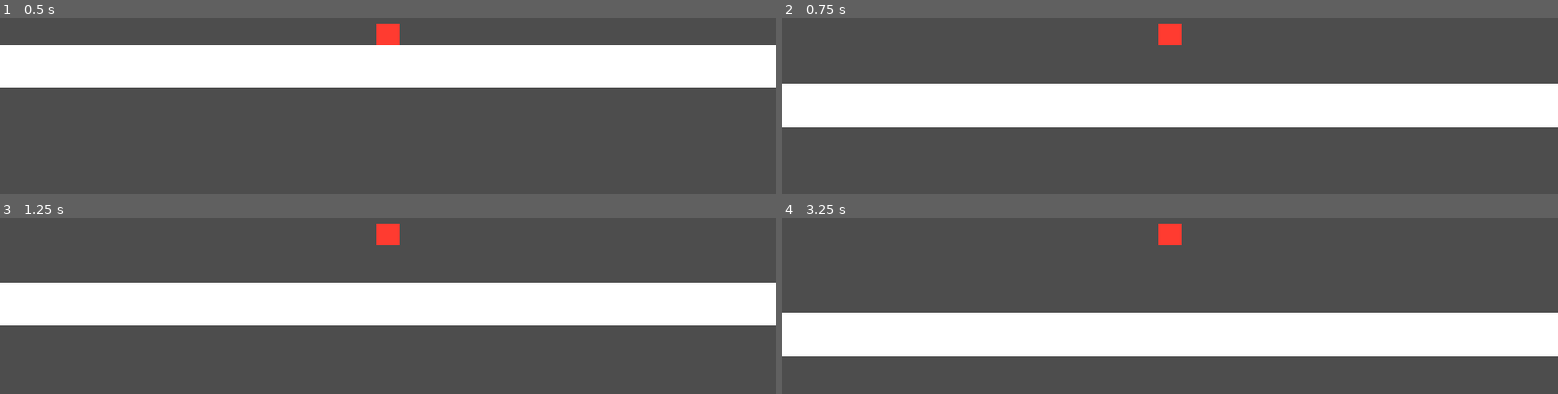
Above: before the commit, frames 1-4 (two rows, left to right).
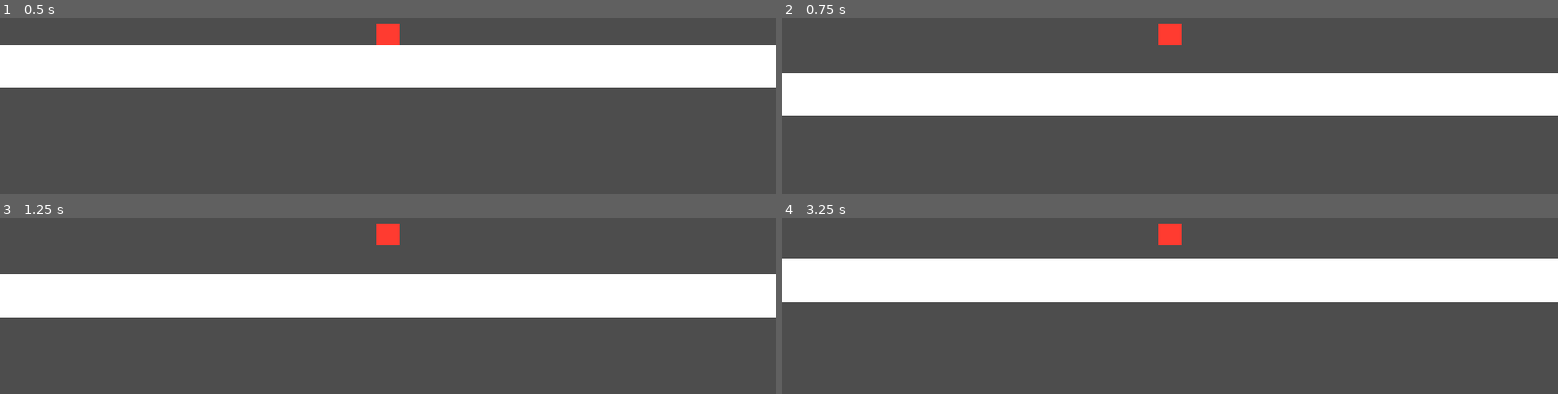
Above: after the commit, the same moments.

Repository: 0xBrandon/feelbox
Game: Godot game, scene res://world.tscn
The game is run twice, just before and just after one commit, with the same random seed, the same clock (stepped at 60 frames per second) and the same inputs.
Inputs:
- Up to frame 1 (0.5 s): no input
- Up to frame 2 (0.75 s): hold D (move_right) from 0.53 s (still down); tap Space (jump) at 0.6 s
- Up to frame 3 (1.25 s): keep holding D (move_right); tap Space (jump) at 0.77, 1.07 s
- Up to frame 4 (3.25 s): tap Space (jump) at 1.35, 1.52, 1.82, 2.1, 2.85, 3.02 s; release D (move_right) at 2.03 s; hold A (move_left) 2.03-2.78 s; hold D (move_right) from 2.78 s (still down)

Frame 1 is identical in both runs. In frame 2, 13% of the frame differs, in the area x 0-100%, y 31-63%; in frame 3, 9.3%; in frame 4, 49%, in the area x 0-100%, y 23-79%.

Commit message:
✨ feat: variable jump height

Diff:
--- a/player.gd
+++ b/player.gd
@@ -5,6 +5,7 @@
 const FRICTION     := 2600.0   # how fast you stop on the ground
 const AIR_ACCEL    := 1500.0   # less control in the air...
 const AIR_FRICTION := 320.0    # ...and you barely slow down up there
+const JUMP_CUT := 0.40  #
 
 const JUMP_VELOCITY := -520.0
 const GRAVITY       := 1400.0
@@ -25,4 +26,7 @@
 	if Input.is_action_just_pressed("jump") and is_on_floor():
 		velocity.y = JUMP_VELOCITY
 
+	if Input.is_action_just_released("jump") and velocity.y < 0.0:
+		velocity.y *= JUMP_CUT
+
 	move_and_slide()
